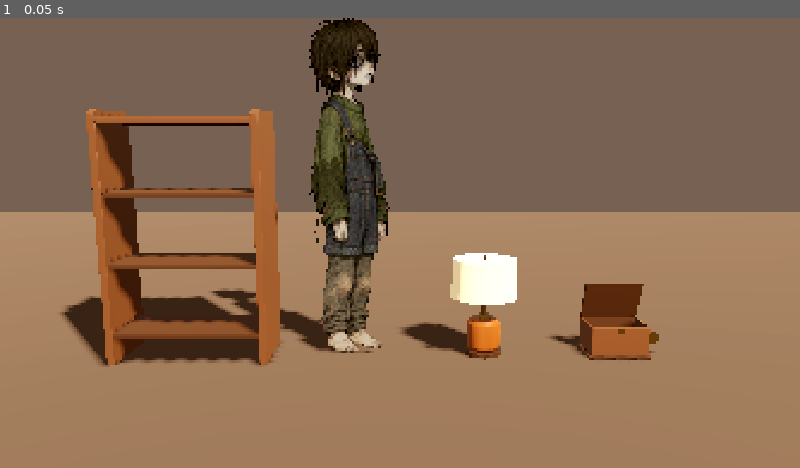
Above: before the commit, frame 1.
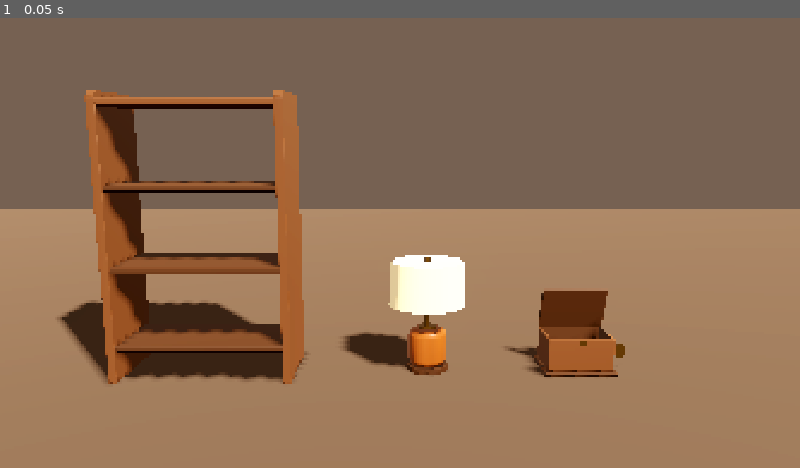
Above: after the commit, the same moment.

Repository: narasimhareddyvalam/walker-houseghost-narasimha-v
Game: Godot game, scene res://scenes/AssetShowcase.tscn
Same seed, same stepped clock (60 frames per second), same inputs: the game is played once before the commit and once after it. This scene is started directly instead of the project's main scene.
Inputs:
- Up to frame 1 (0.05 s): no input

The runs differ from the first frame. In frame 1, 20% of the frame differs, in the area x 0-100%, y 0-82%.

Commit message:
Record film footage: Blender turntables and a native 4K Godot orbit; remove the boy
Co-Authored-By: Claude Opus 5.5 <noreply@anthropic.com>

Diff:
--- a/godot/scenes/AssetShowcase.tscn
+++ b/godot/scenes/AssetShowcase.tscn
@@ -1,9 +1,8 @@
-[gd_scene load_steps=10 format=3]
+[gd_scene load_steps=9 format=3]
 
 [ext_resource type="PackedScene" path="res://assets/models/musicbox.glb" id="1_musicbox"]
 [ext_resource type="PackedScene" path="res://assets/models/lamp.glb" id="2_lamp"]
 [ext_resource type="PackedScene" path="res://assets/models/bookshelf.glb" id="3_bookshelf"]
-[ext_resource type="Texture2D" path="res://assets/art/char_remembered.png" id="4_boy"]
 
 [sub_resource type="ProceduralSkyMaterial" id="Sky_mat"]
 sky_top_color = Color(0.16, 0.13, 0.11, 1)
@@ -49,7 +48,7 @@
 shadow_enabled = true
 
 [node name="Camera" type="Camera3D" parent="."]
-position = Vector3(-0.2, 0.9, 2.5)
+position = Vector3(-0.1, 0.85, 2.2)
 rotation = Vector3(-0.17, 0, 0)
 fov = 40.0
 current = true
@@ -58,17 +57,10 @@
 mesh = SubResource("Floor_mesh")
 
 [node name="Bookshelf" parent="." instance=ExtResource("3_bookshelf")]
-position = Vector3(-1.05, 0, 0)
-
-[node name="Boy" type="Sprite3D" parent="."]
-position = Vector3(-0.4, 0.84, 0)
-pixel_size = 0.004
-billboard = 2
-alpha_cut = 1
-texture = ExtResource("4_boy")
+position = Vector3(-0.8, 0, 0)
 
 [node name="BedsideLamp" parent="." instance=ExtResource("2_lamp")]
-position = Vector3(0.15, 0, 0)
+position = Vector3(0.0, 0, 0)
 
 [node name="MusicBox" parent="." instance=ExtResource("1_musicbox")]
-position = Vector3(0.7, 0, 0)
+position = Vector3(0.55, 0, 0)
--- /dev/null
+++ b/godot/tests/capture_orbit.gd
@@ -0,0 +1,59 @@
+extends SceneTree
+## Records the Assignment 3 showcase with the scene's own camera orbiting the assets,
+## for the film, as native 3840x2160 frames rendered by Godot:
+##
+##   godot --path godot --fixed-fps 30 --script res://tests/capture_orbit.gd -- <out_dir>
+##
+## Movie Maker records at the window's size, and the OS will not open a window larger than
+## the screen, so the scene is rendered into a 3840x2160 SubViewport and each frame Godot
+## draws there is saved as a PNG; ffmpeg joins them. The orbit is scripted, so this is
+## engine footage of the scene, not gameplay. It moves only the camera; the assets and the
+## light stay exactly as saved.
+
+const SECONDS := 16.0
+const FPS := 30.0
+const WARMUP := 3                          # frames for shadows and sky radiance to settle
+const SIZE := Vector2i(3840, 2160)
+const TARGET := Vector3(-0.1, 0.4, 0.0)    # the middle of the three assets
+const RADIUS := 2.1
+const HEIGHT := 0.95
+
+var _frame := 0
+var _out := "user://orbit"
+var _viewport: SubViewport
+var _camera: Camera3D
+
+
+func _initialize() -> void:
+	var args := OS.get_cmdline_user_args()
+	if args.size() > 0:
+		_out = args[0]
+	DirAccess.make_dir_recursive_absolute(_out)
+	_viewport = SubViewport.new()
+	_viewport.size = SIZE
+	_viewport.msaa_3d = Viewport.MSAA_4X
+	_viewport.render_target_update_mode = SubViewport.UPDATE_ALWAYS
+	get_root().add_child(_viewport)
+	var scene: Node = (load("res://scenes/AssetShowcase.tscn") as PackedScene).instantiate()
+	_viewport.add_child(scene)
+	_camera = scene.get_node("Camera")
+	_place_camera(0)
+
+
+func _process(_delta: float) -> bool:
+	# The texture read here is the frame drawn for the previous camera position.
+	var shot := _frame - WARMUP
+	if shot >= 0:
+		_viewport.get_texture().get_image().save_png("%s/f%04d.png" % [_out, shot])
+	_frame += 1
+	_place_camera(maxi(_frame - WARMUP, 0))
+	return shot >= int(SECONDS * FPS) - 1
+
+
+## Starts in front (+Z, where the scene's camera sits) and turns 300 degrees, ending short
+## of the start so a loop or cut does not repeat the opening frame.
+func _place_camera(i: int) -> void:
+	var angle := deg_to_rad(300.0) * i / (SECONDS * FPS)
+	var eye := TARGET + Vector3(sin(angle) * RADIUS, HEIGHT - TARGET.y, cos(angle) * RADIUS)
+	# look_at_from_position also works before the scene has entered the tree (first frame).
+	_camera.look_at_from_position(eye, TARGET, Vector3.UP)
Not shown, changed: godot/assets/art/char_remembered.png.import
Not shown, added: godot/tests/capture_orbit.gd.uid
Not shown, changed: FRICTIONAL.md
Not shown, changed: README.md
Not shown, changed: TEST-REPORT.md
Not shown, changed: evidence/a3-showcase.png
Not shown, added: youtube/claude-liam-houseghost-a3-gamedev/CAPTURE.md
Not shown, changed: youtube/claude-liam-houseghost-a3-gamedev/SCRIPT.md
